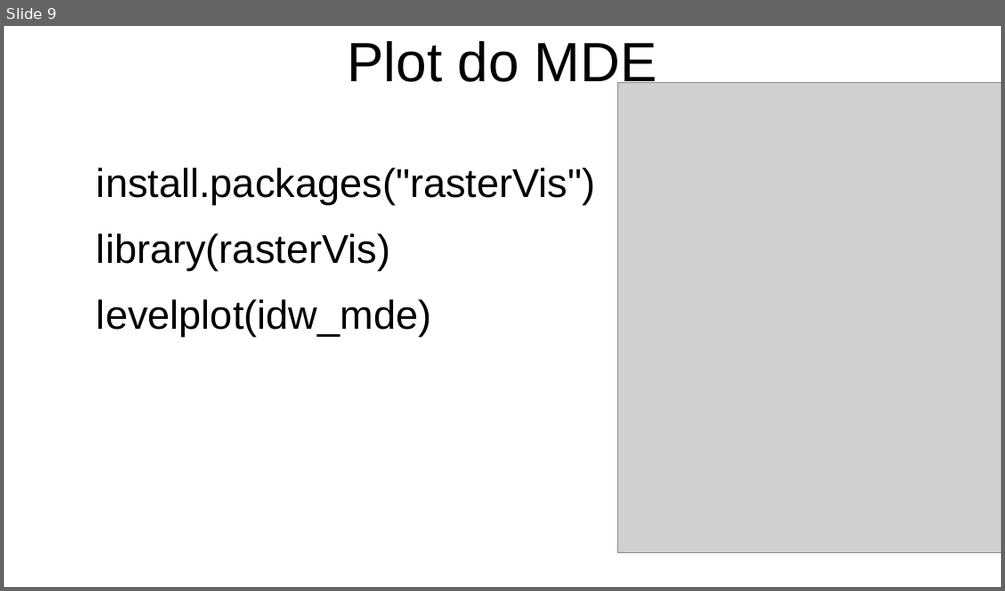
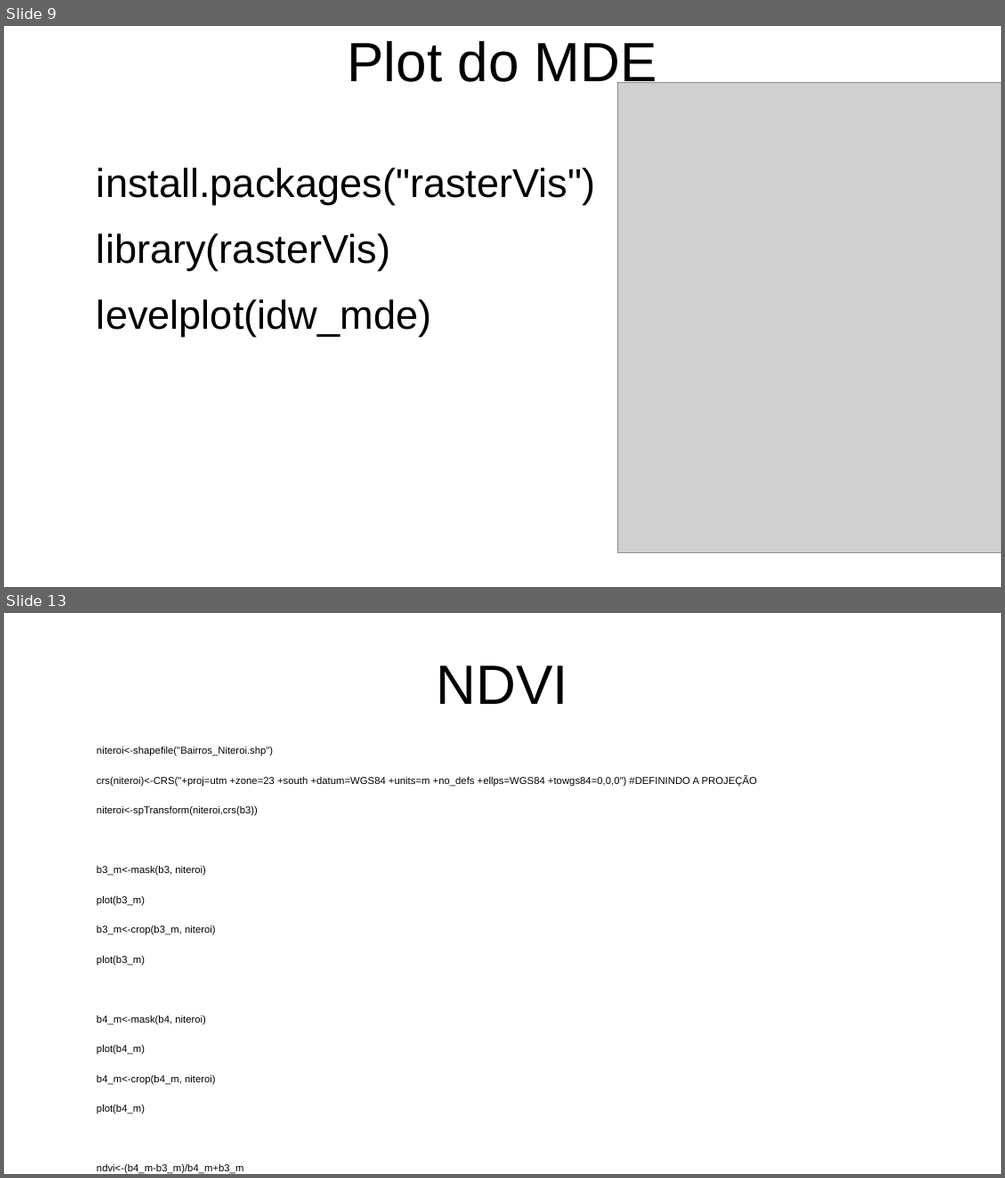
Before and after one commit to pjfernandes/curso_r, a slide deck: aula_4/apresentacao_aula_4.odp. Shown one above the other, each under a label of ours: slide 9 before the commit, slides 9 and 13 after it; the slides between them are not shown. The pictures are 1005x591 and 1005x1178 pixels, drawn with LibreOffice and Linux fonts; fonts in the diff are those of the drawing; grey boxes stand for pictures. Boxes give left, top, right and bottom in pixels: in the first picture for what was removed or moved away, otherwise in the second. Text is boxed around its words. In the diff, an @@ line names an element or a change of style, - is before the commit and + after.

```diff
--- a/aula_4/apresentacao_aula_4.odp
+++ b/aula_4/apresentacao_aula_4.odp
@@ slide 13 added at (4,613,1001,1174), background #FFFFFF @@
@@ title added at (437,666,568,704), 44 pt, text #000000 @@
+NDVI
@@ text added at (97,746,757,1174), 8 pt, text #000000 @@
+niteroi<-shapefile("Bairros_Niteroi.shp")
+crs(niteroi)<-CRS("+proj=utm +zone=23 +south +datum=WGS84 +units=m +no_defs +ellps=WGS84 +towgs84=0,0,0") #DEFININDO A PROJEÇÃO
+niteroi<-spTransform(niteroi,crs(b3))
+b3_m<-mask(b3, niteroi)
+plot(b3_m)
+b3_m<-crop(b3_m, niteroi)
+plot(b3_m)
+b4_m<-mask(b4, niteroi)
+plot(b4_m)
+b4_m<-crop(b4_m, niteroi)
+plot(b4_m)
+ndvi<-(b4_m-b3_m)/b4_m+b3_m
+plot(ndvi)
+writeRaster(ndvi, "ndvi.tif")
```
Also in this commit, not shown: 4 other slides added, 2 other files.
